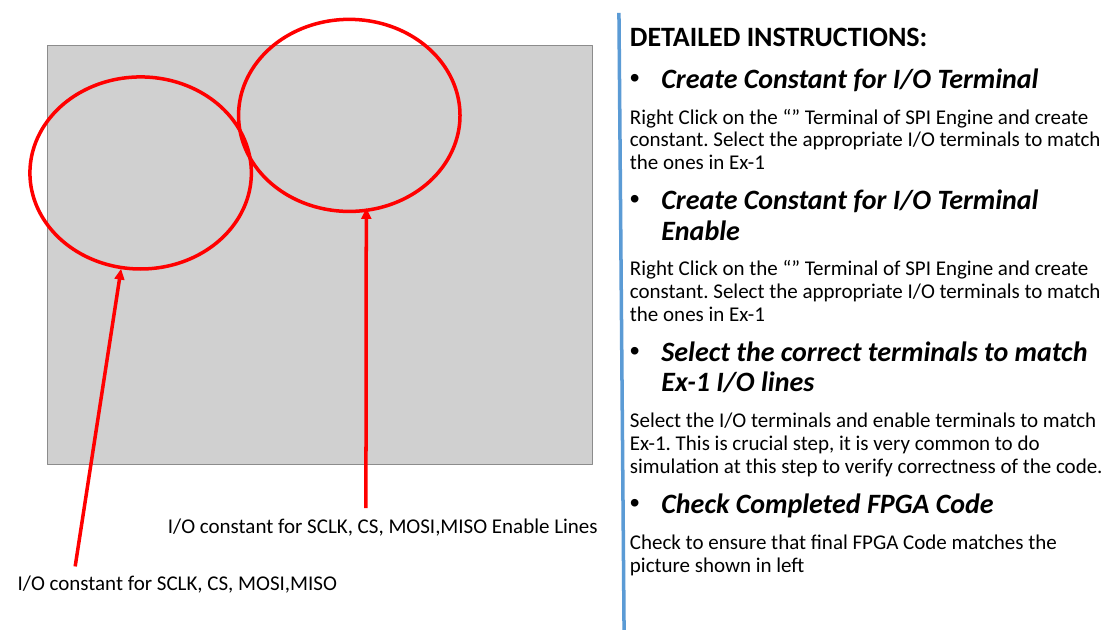
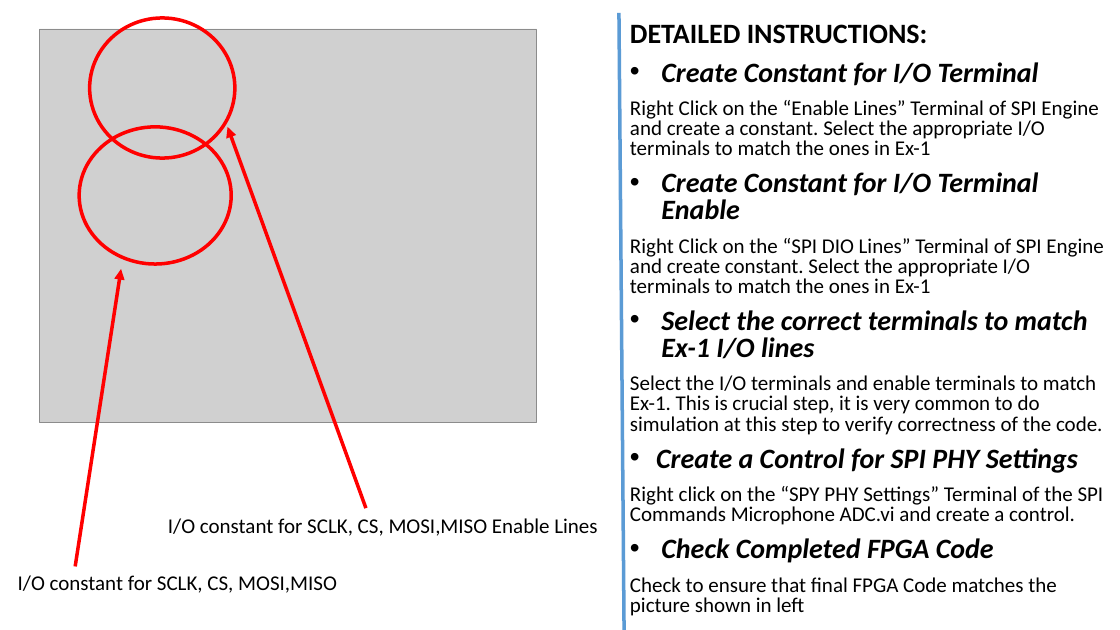
Before and after one commit to kalyanramu/NIWeek2015, a slide deck: slide 11 of Hands-OnSession/Content/SOM Hands-On Exercise 2.pptx. Drawn at 1120x630 pixels with LibreOffice and Linux fonts; fonts in the diff are those of the drawing; grey boxes stand for pictures. Boxes give left, top, right and bottom in pixels: in the first picture for what was removed or moved away, otherwise in the second. Text is boxed around its words. In the diff, an @@ line names an element or a change of style, - is before the commit and + after.

```diff
--- a/Hands-OnSession/Content/SOM Hands-On Exercise 2.pptx
+++ b/Hands-OnSession/Content/SOM Hands-On Exercise 2.pptx
@@ picture resized from (x1=47, y1=45, x2=593, y2=465) to (x1=39, y1=29, x2=537, y2=423) @@
@@ ellipse resized from (x1=239, y1=19, x2=460, y2=212) to (x1=90, y1=18, x2=235, y2=158) @@
@@ text at (x1=630, y1=24, x2=1103, y2=616): line spacing 0.9 to 0.8 @@
@@ text at (x1=630, y1=100, x2=1098, y2=155): text changed @@
-Right Click on the “” Terminal of SPI Engine and create constant. Select the appropriate I/O terminals to match the ones in Ex-1
+Right Click on the “Enable Lines” Terminal of SPI Engine and create a constant. Select the appropriate I/O terminals to match the ones in Ex-1
@@ ellipse resized from (x1=30, y1=77, x2=252, y2=270) to (x1=79, y1=127, x2=231, y2=264) @@
@@ arrow moved from (366, 508) - (366, 208) to (366, 508) - (228, 127) @@
@@ text at (x1=630, y1=238, x2=1103, y2=293): text changed @@
-Right Click on the “” Terminal of SPI Engine and create constant. Select the appropriate I/O terminals to match the ones in Ex-1
+Right Click on the “SPI DIO Lines” Terminal of SPI Engine and create constant. Select the appropriate I/O terminals to match the ones in Ex-1
@@ text at (x1=630, y1=448, x2=1104, y2=525): paragraphs added @@
+• Create a Control for SPI PHY Settings
+Right click on the “SPY PHY Settings” Terminal of the SPI Commands Microphone ADC.vi and create a control.
```
Also in this commit, not shown: 6 other slides changed.
